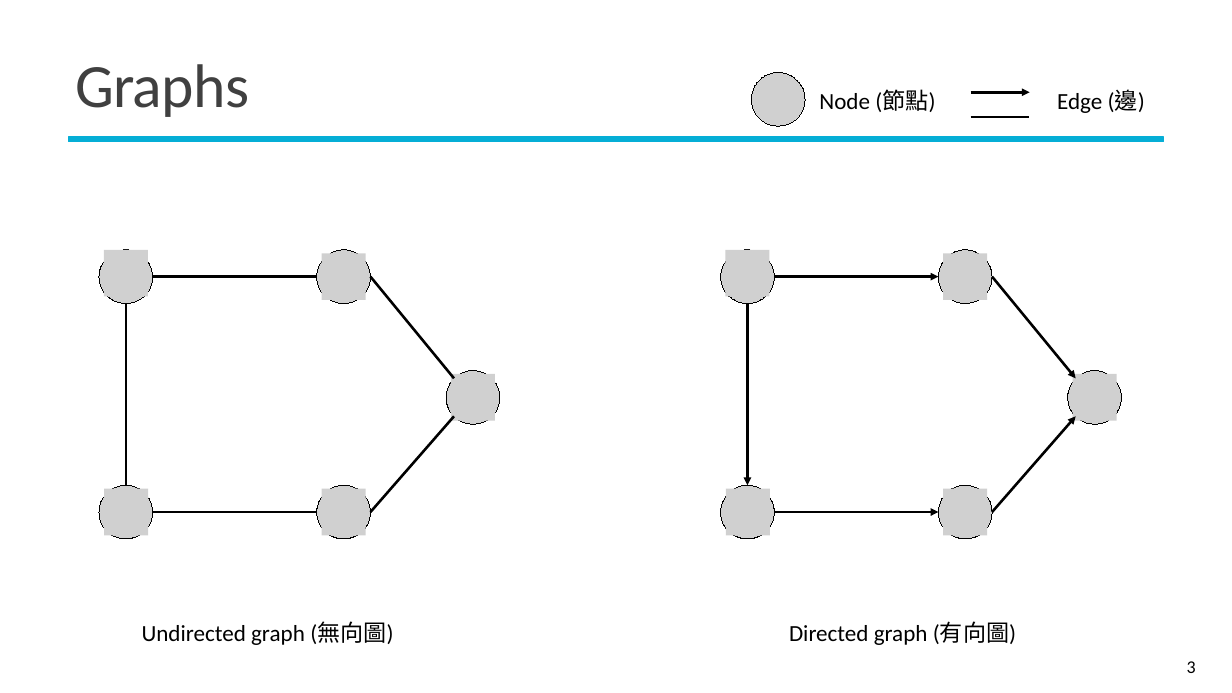
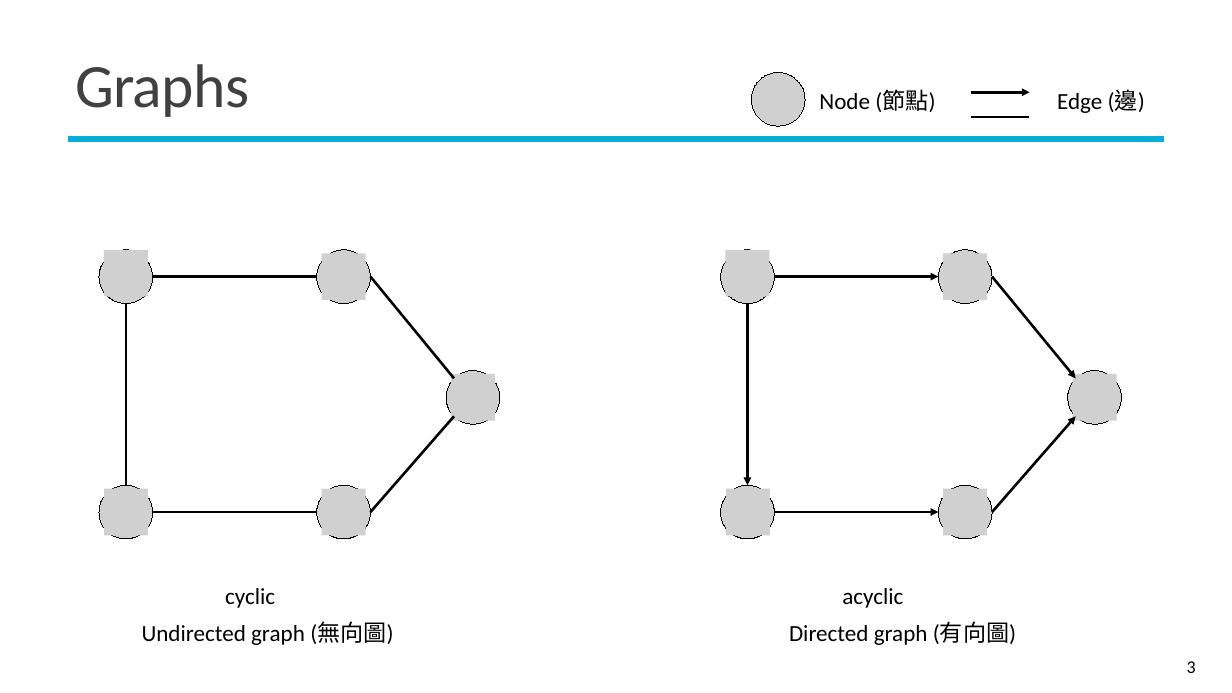
Before and after one commit to mcps5601/CGUDL_2025_Spring, a slide deck: slide 3 of slides/dl_framework_0317.pptx. Drawn at 1232x693 pixels with LibreOffice and Linux fonts; fonts in the diff are those of the drawing; grey boxes stand for pictures; background and template pictures are left out. Boxes give left, top, right and bottom in pixels: in the first picture for what was removed or moved away, otherwise in the second. Text is boxed around its words. In the diff, an @@ line names an element or a change of style, - is before the commit and + after.

```diff
--- a/slides/dl_framework_0317.pptx
+++ b/slides/dl_framework_0317.pptx
@@ text added at (225, 588, 275, 608), 18 pt, text #000000 @@
+cyclic
@@ text added at (842, 588, 903, 608), 18 pt, text #000000 @@
+acyclic
```
Also in this commit, not shown: 2 other slides changed, 2 slides added.
